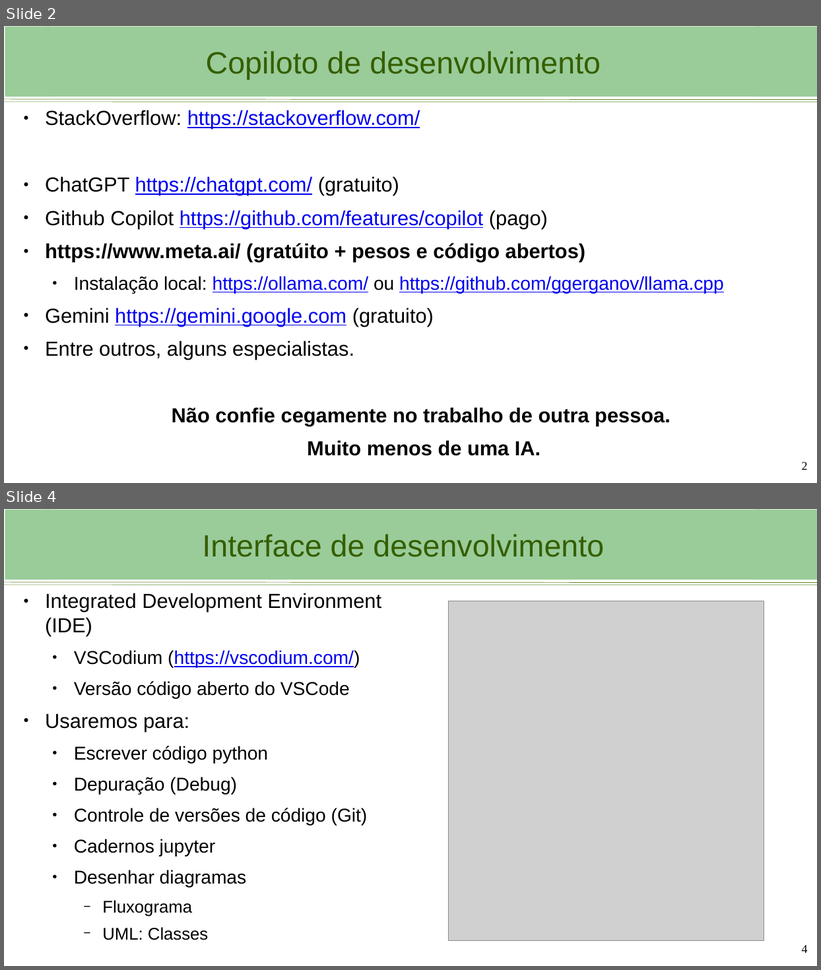
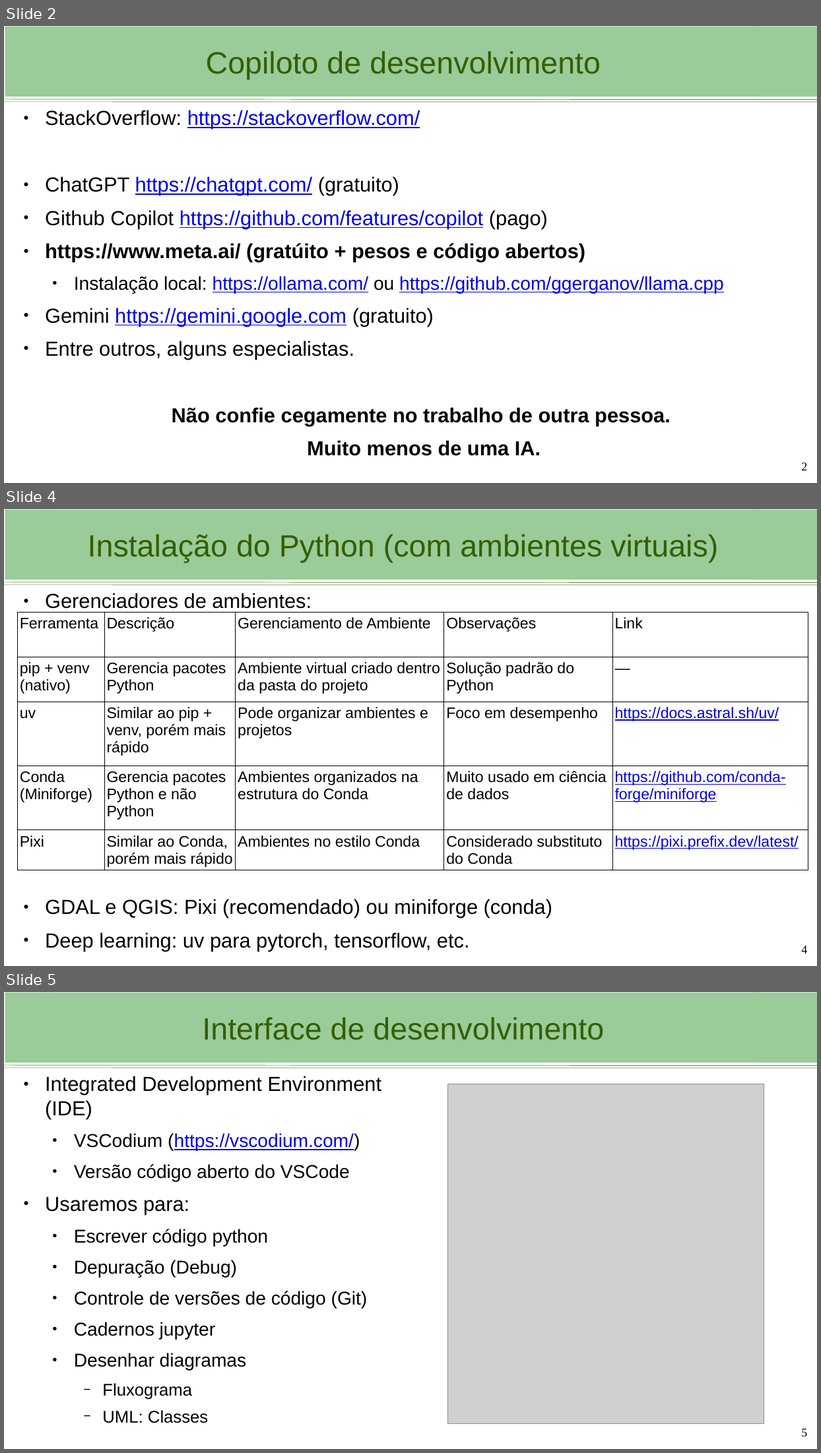
Before and after one commit to mauriciodev/progcart, a slide deck: aulas/Aula_1_Ambiente_de_desenvolvimento.pptx. Shown one above the other, each under a label of ours: slides 2 and 4 before the commit, slides 2, 4 and 5 after it; the slides between them are not shown. The pictures are 821x970 and 821x1453 pixels, drawn with LibreOffice and Linux fonts; fonts in the diff are those of the drawing; grey boxes stand for pictures; background and template pictures are left out. Boxes give left, top, right and bottom in pixels: in the first picture for what was removed or moved away, otherwise in the second. Text is boxed around its words. In the diff, an @@ line names an element or a change of style, - is before the commit and + after.

Commit message:
adicionando pixi

```diff
--- a/aulas/Aula_1_Ambiente_de_desenvolvimento.pptx
+++ b/aulas/Aula_1_Ambiente_de_desenvolvimento.pptx
@@ slide 4 added at (4,509,817,966), background #FFFFFF; not listed: 4 template elements that a slide beside it also shows @@
@@ title added at (47,510,760,580), fill #99CC99, 36.3 pt, text #355E00 @@
+Instalação do Python (com ambientes virtuais)
@@ text added at (45,593,552,951), 24 pt, text #000000 @@
+● Gerenciadores de ambientes:
+● GDAL e QGIS: Pixi (recomendado) ou miniforge (conda)
+● Deep learning: uv para pytorch, tensorflow, etc.
@@ table added at (17,612,809,870), 5 rows, 5 columns @@
+Ferramenta | Descrição | Gerenciamento de Ambiente | Observações | Link
+pip + venv (nativo) | Gerencia pacotes Python | Ambiente virtual criado dentro da pasta do projeto | Solução padrão do Python | —
+uv | Similar ao pip + venv, porém mais rápido | Pode organizar ambientes e projetos | Foco em desempenho | https://docs.astral.sh/uv/
+Conda (Miniforge) | Gerencia pacotes Python e não Python | Ambientes organizados na estrutura do Conda | Muito usado em ciência de dados | https://github.com/conda-forge/miniforge
+Pixi | Similar ao Conda, porém mais rápido | Ambientes no estilo Conda | Considerado substituto do Conda | https://pixi.prefix.dev/latest/
@@ page number added at (801,946,807,954), 14 pt, text #000000 @@
+4
@@ what was slide 4 is now slide 5 @@
@@ page number at (801,1429,807,1437): text changed @@
-4
+5
```
Also in this commit, not shown: 2 slides changed, 2 other slides added.
